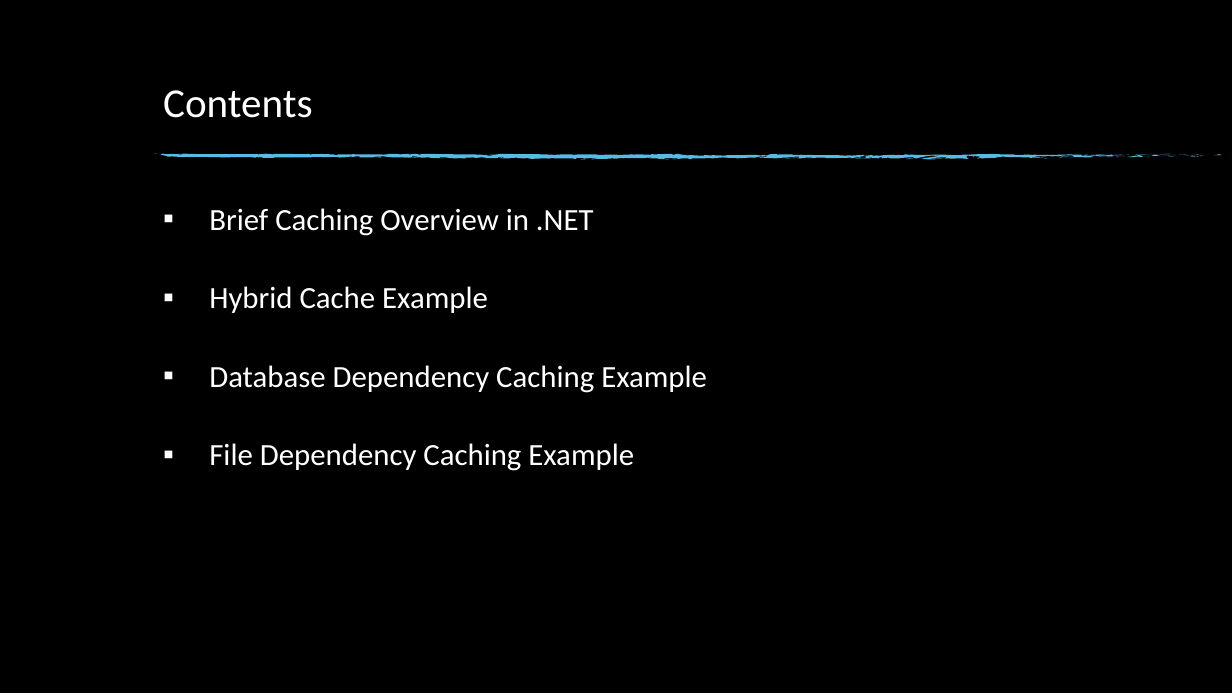
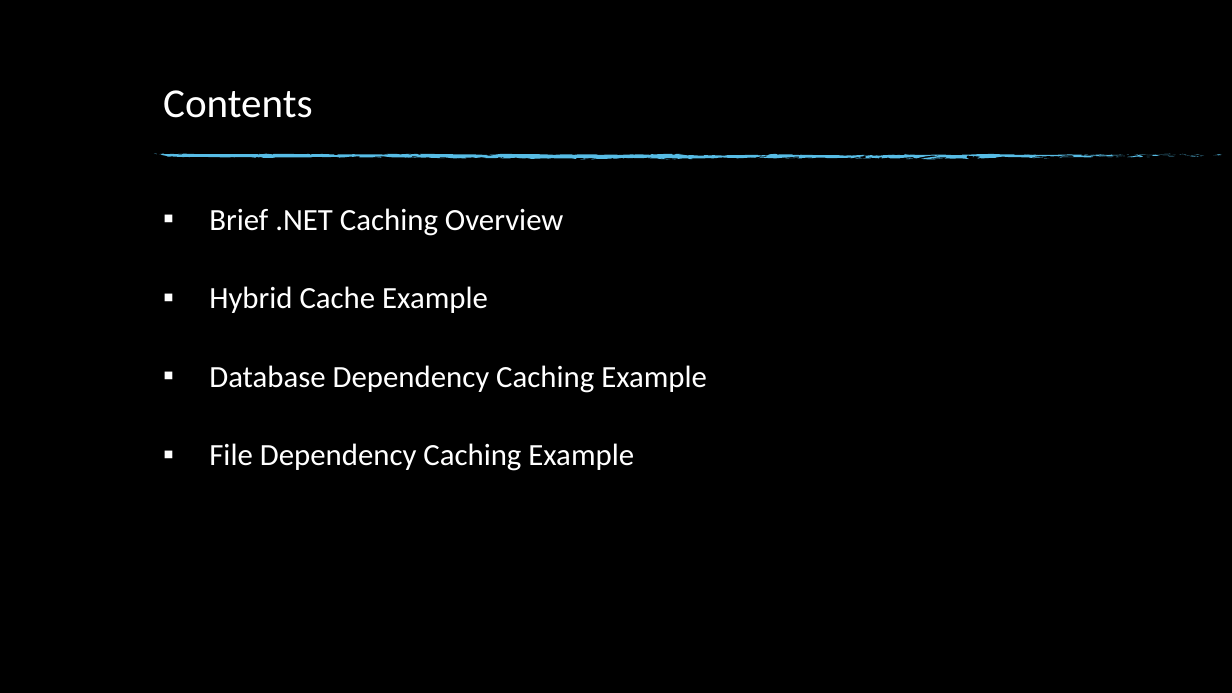
Before and after one commit to klassanov/Caching.PracticalExamples, a slide deck: slide 2 of res/CachePracticalExamples.pptx. Drawn at 1232x693 pixels with LibreOffice and Linux fonts; fonts in the diff are those of the drawing; background and template pictures are left out. Boxes give left, top, right and bottom in pixels: in the first picture for what was removed or moved away, otherwise in the second. Text is boxed around its words. In the diff, an @@ line names an element or a change of style, - is before the commit and + after.

```diff
--- a/res/CachePracticalExamples.pptx
+++ b/res/CachePracticalExamples.pptx
@@ text at (x1=209, y1=208, x2=564, y2=236): text changed @@
-▪ Brief Caching Overview in .NET
+▪ Brief .NET Caching Overview
```
Also in this commit, not shown: 2 other slides changed.
